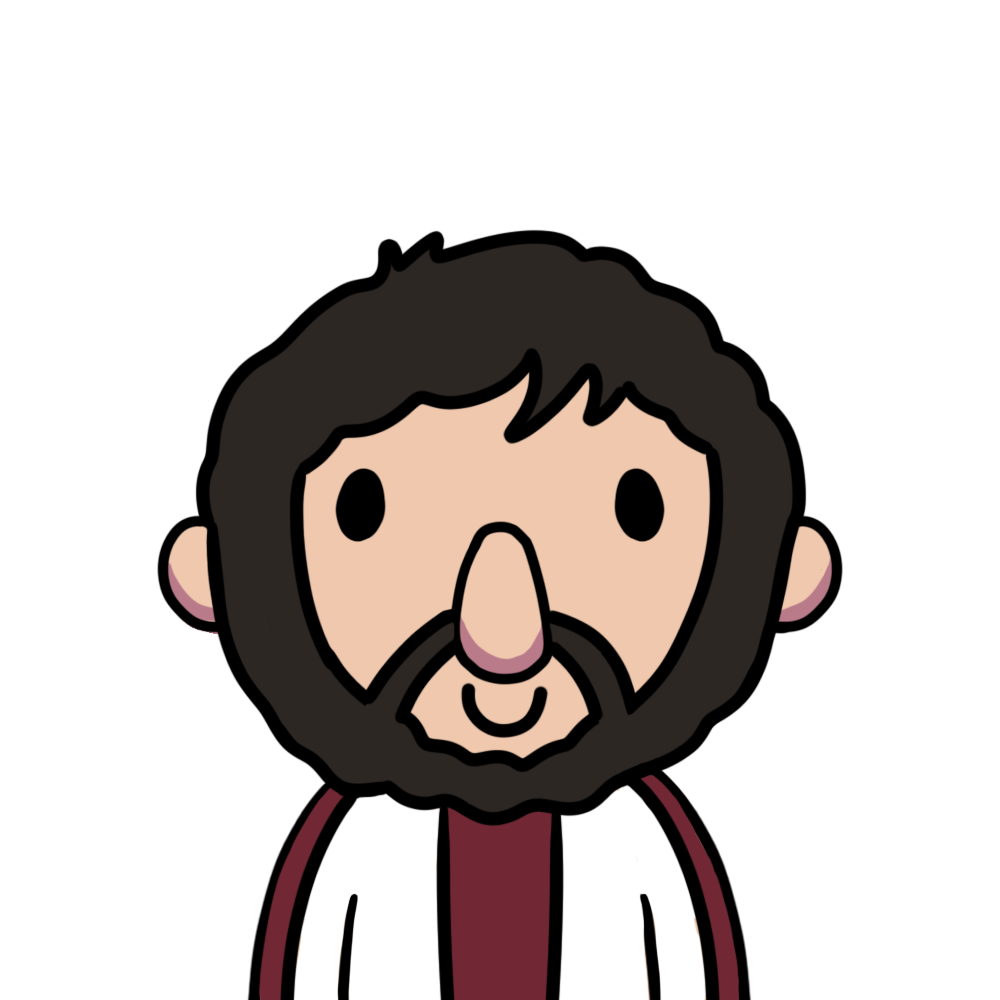
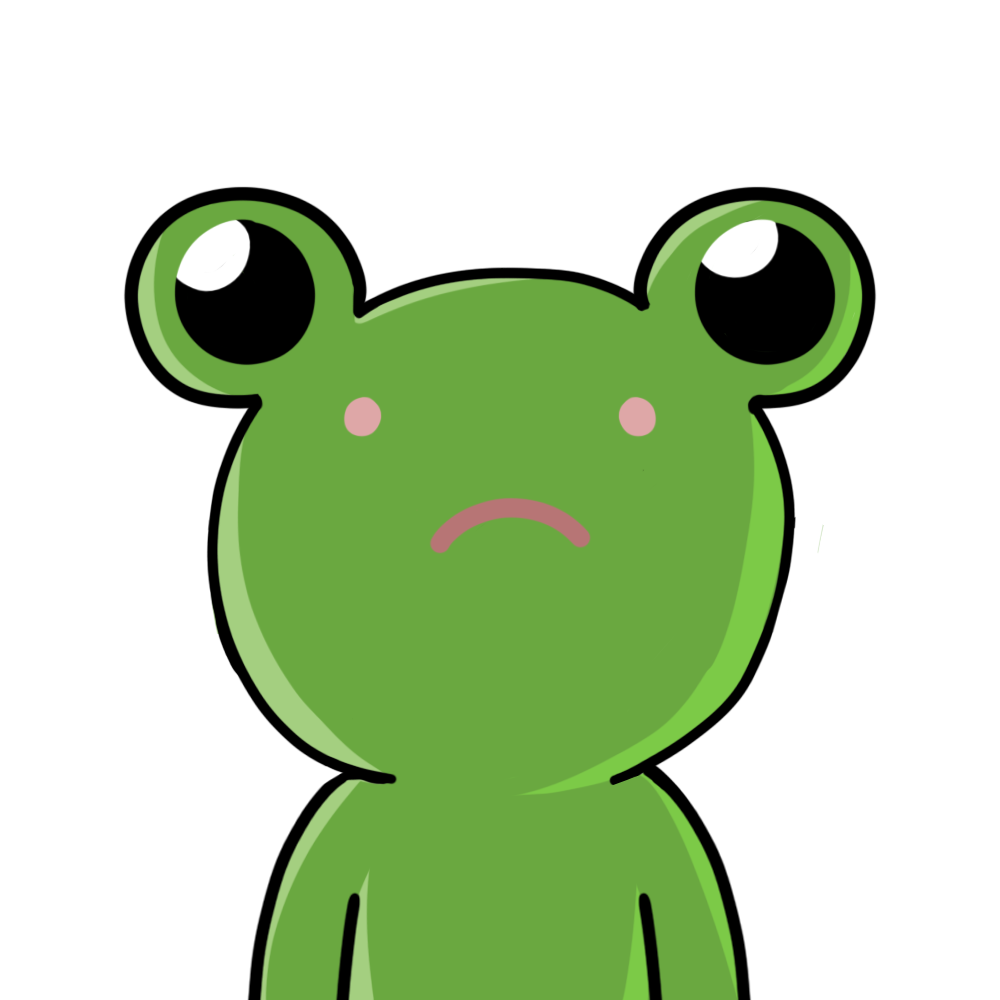
Before/after of a 1000px x 1000px layered artwork. What changed in the layer stack:
hid group "Group 2" (2 layers) over bbox(195, 229, 807, 1000)
hid "Layer 2" over bbox(156, 266, 844, 1000)
hid "Layer 11" over bbox(157, 539, 842, 822)
hid "Layer 31" over bbox(123, 186, 877, 1000)
hid "Layer 4" over bbox(123, 186, 877, 1000)
added layer "Layer 47" above "Layer 46" over bbox(170, 212, 780, 293)
added layer "Layer 46" above "Layer 48" over bbox(123, 186, 877, 1000)
added layer "Layer 48" (soft light) above "Layer 49" over bbox(127, 186, 839, 1000)
added layer "Layer 49" above "Layer 44" over bbox(126, 186, 875, 1000)
added layer "Layer 44" above "Layer 3 copy" over bbox(123, 186, 877, 1000)
added layer "Layer 3 copy" above "Layer 3" over bbox(134, 192, 874, 1000)
hid "Layer 3" over bbox(160, 268, 836, 1000)
